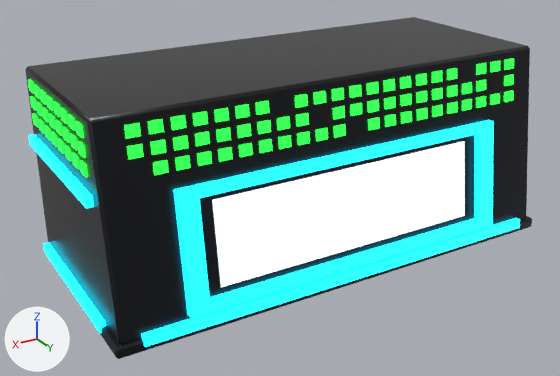
Two versions of the glTF model game/assets/vehicles/dekotora/accessories/deck/deck_cyan_frame.glb, one commit apart.
Before and after are seen from a camera (50 mm lens) standing at (1.77, 3.28, 1.69) and looking at (0.1, 0.49, 0.3). Arrows for +X, +Y and +Z are at lower left; the lights stay in place. The first picture is the older version. Where no turn or scale is listed for an object, it has been applied to the vertices. Vertices at exactly the same position are counted once.

The first picture shows 'deck_cyan_frame_acrylic_sign', 'deck_cyan_frame_deco_body', 'deck_cyan_frame_deco_led', 'deck_cyan_frame_deco_neon', 'deck_cyan_frame_deco_trim'.
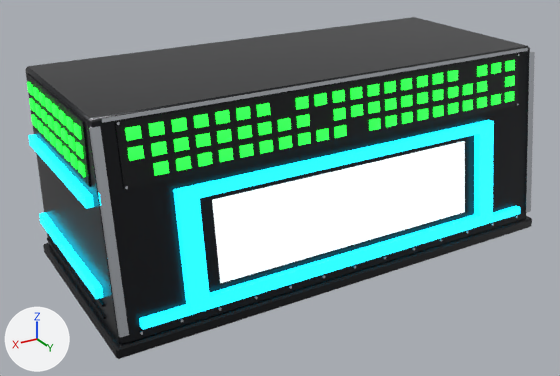
Changed parts and their boxes [x1, y1, x2, y2] in the pictures (560 x 376 px; the box of a moved part takes in the faces that stretch with it):
'deck_cyan_frame_deco_trim', reshaped
    before: [100, 216, 532, 359]
    after: [26, 53, 532, 359]
'deck_cyan_frame_deco_neon', reshaped (7% shorter)
    before: [28, 120, 520, 347]
    after: [28, 120, 520, 330]
'deck_cyan_frame_acrylic_sign', reshaped
    before: [212, 141, 465, 287]
    after: [212, 141, 465, 283]
'deck_cyan_frame_deco_led', reshaped
    before: [28, 58, 514, 178]
    after: [27, 60, 515, 177]
'deck_cyan_frame_chrome', added
    after: [89, 48, 535, 338]
part 2 of me_deck_cyan_frame_deco_led, rebuilt
    before: [32, 113, 39, 127]
    after: [31, 114, 38, 128]
part 3 of me_deck_cyan_frame_deco_led, rebuilt
    before: [30, 96, 37, 110]
    after: [29, 98, 36, 112]
part 4 of me_deck_cyan_frame_deco_led, rebuilt
    before: [77, 141, 86, 158]
    after: [75, 142, 84, 159]
part 5 of me_deck_cyan_frame_deco_led, rebuilt (11% shorter)
    before: [80, 160, 88, 178]
    after: [78, 161, 86, 177]
part 6 of me_deck_cyan_frame_deco_led, deleted
    before: [28, 79, 35, 93]
part 7 of me_deck_cyan_frame_deco_led, deleted
    before: [75, 121, 84, 138]
part 8 of me_deck_cyan_frame_deco_led, moved or reshaped
    before: [34, 58, 514, 175]
    after: [27, 60, 515, 176]
part 9 of me_deck_cyan_frame_deco_neon, moved or reshaped
    before: [141, 218, 520, 347]
    after: [139, 206, 520, 330]
part 10 of me_deck_cyan_frame_deco_neon, moved or reshaped
    before: [43, 242, 106, 333]
    after: [39, 212, 103, 299]
part 11 of me_deck_cyan_frame_deco_neon, moved or reshaped
    before: [175, 131, 494, 318]
    after: [175, 131, 494, 313]
part 12 of me_deck_cyan_frame_deco_trim, added
    after: [47, 238, 106, 319]
part 13 of me_deck_cyan_frame_deco_trim, added
    after: [26, 73, 91, 187]
part 14 of me_deck_cyan_frame_deco_trim, added (black)
    after: [115, 53, 519, 190]

The change, as a list of edits to the scene's bpy script:
```text
Change me_deck_cyan_frame_acrylic_sign:
    remove me_deck_cyan_frame_acrylic_sign.from_pydata(...)  # 4 vertices, 2 faces; spans x -0.63..0.63, y 0.884..0.932, z 0.159..0.511
    add me_deck_cyan_frame_acrylic_sign.from_pydata(...)  # 4 vertices, 2 faces; spans x -0.63..0.63, y 0.884..0.93, z 0.177..0.511
    me_deck_cyan_frame_acrylic_sign part 1
    me_deck_cyan_frame_acrylic_sign.vertices[0].co: (0.63, 0.932, 0.159) -> (0.63, 0.93, 0.177)  # pixel (220, 287) -> pixel (220, 283)
    me_deck_cyan_frame_acrylic_sign.vertices[1].co: (-0.63, 0.932, 0.159) -> (-0.63, 0.93, 0.177)  # pixel (464, 215) -> pixel (464, 212)
Change me_deck_cyan_frame_deco_led:
    remove me_deck_cyan_frame_deco_led.from_pydata(...)  # 864 vertices, 1080 faces; spans x -1.06..1.06, y 0.07..0.87, z 0.65..0.84
    add me_deck_cyan_frame_deco_led.from_pydata(...)  # 1296 vertices, 1944 faces; spans x -1.07..1.07, y 0.08..0.88, z 0.65..0.83
    me_deck_cyan_frame_deco_led part 2: the loose piece of 8 vertices spanning x 1.05..1.06, y 0.07..0.12, z 0.65..0.69 is rebuilt with 12 vertices and now spans x 1.05..1.07, y 0.08..0.13, z 0.65..0.69
    me_deck_cyan_frame_deco_led part 3: the loose piece of 8 vertices spanning x 1.05..1.06, y 0.07..0.12, z 0.72..0.77 is rebuilt with 12 vertices and now spans x 1.05..1.07, y 0.08..0.13, z 0.72..0.76
    me_deck_cyan_frame_deco_led part 4: the loose piece of 8 vertices spanning x 1.05..1.06, y 0.71..0.76, z 0.72..0.77 is rebuilt with 12 vertices and now spans x 1.05..1.07, y 0.7..0.75, z 0.72..0.76
    me_deck_cyan_frame_deco_led part 5: the loose piece of 8 vertices spanning x 1.05..1.06, y 0.71..0.76, z 0.65..0.69 is rebuilt with 12 vertices and now spans x 1.05..1.07, y 0.7..0.75, z 0.65..0.69
    me_deck_cyan_frame_deco_led part 6: the loose piece of 8 vertices spanning x 1.05..1.06, y 0.07..0.12, z 0.79..0.84 is deleted
    me_deck_cyan_frame_deco_led part 7: the loose piece of 8 vertices spanning x 1.05..1.06, y 0.71..0.76, z 0.79..0.84 is deleted
    me_deck_cyan_frame_deco_led part 8: 112 vertices moved from x -1.06..1.06, y 0.16..0.86, z 0.69..0.84 to x -1.06..1.06, y 0.16..0.86, z 0.69..0.83; 328 vertices removed from x -1.06..1.06, y 0.16..0.86, z 0.69..0.84; 760 vertices added at x -1.07..1.07, y 0.08..0.88, z 0.65..0.83
    other edits to the shape of me_deck_cyan_frame_deco_led do not show in these pictures
Change me_deck_cyan_frame_deco_neon:
    remove me_deck_cyan_frame_deco_neon.from_pydata(...)  # 64 vertices, 108 faces; spans x -1.08..1.08, y 0.03..0.97, z 0.03..0.59
    add me_deck_cyan_frame_deco_neon.from_pydata(...)  # 64 vertices, 108 faces; spans x -1.08..1.08, y 0.03..0.97, z 0.1..0.59
    me_deck_cyan_frame_deco_neon part 9: the loose piece of 8 vertices spanning x -0.97..0.97, y 0.94..0.97, z 0.03..0.07 is moved by (0.0, -0.01, 0.07)
    me_deck_cyan_frame_deco_neon part 10: the loose piece of 8 vertices spanning x 1.05..1.08, y 0.03..0.8, z 0.03..0.07 is moved by (0.0, 0.0, 0.15)
    me_deck_cyan_frame_deco_neon part 11: all 12 vertices in x -0.78..0.78, y 0.93..0.97, z 0.09..0.14 are moved by (0.0, 0.0, 0.02)
    other edits to the shape of me_deck_cyan_frame_deco_neon do not show in these pictures
Change me_deck_cyan_frame_deco_trim:
    remove me_deck_cyan_frame_deco_trim.from_pydata(...)  # 24 vertices, 44 faces; spans x -1.07..1.07, y -0.01..0.96, z 0.0..0.05
    add me_deck_cyan_frame_deco_trim.from_pydata(...)  # 80 vertices, 128 faces; spans x -1.07..1.07, y -0.01..0.96, z 0.0..0.86
    me_deck_cyan_frame_deco_trim part 12: a new loose piece, a box spanning x 1.05..1.058, y 0.0332..0.7968, z 0.083..0.093, in mat_deco_trim (black #0b0d12)
    me_deck_cyan_frame_deco_trim part 13: a new loose piece, a box spanning x 1.046..1.056, y 0.0441..0.7859, z 0.6196..0.8588, in mat_deco_trim (black #0b0d12)
    me_deck_cyan_frame_deco_trim part 14: 8 vertices added at x -0.96..0.96, y 0.83..0.87, z 0.62..0.86
    other edits to the shape of me_deck_cyan_frame_deco_trim do not show in these pictures
Add ob_deck_cyan_frame_chrome:
    ob_deck_cyan_frame_chrome = bpy.data.objects.new('deck_cyan_frame_chrome', me_deck_cyan_frame_chrome)  # 228 vertices, 308 faces; spans x -1.05..1.05, y 0.83..0.96, z 0.07..0.88; in mat_chrome (white #e6ebf2)
    ob_deck_cyan_frame_chrome.location = (0.0, 0.0, 0.0)
```
